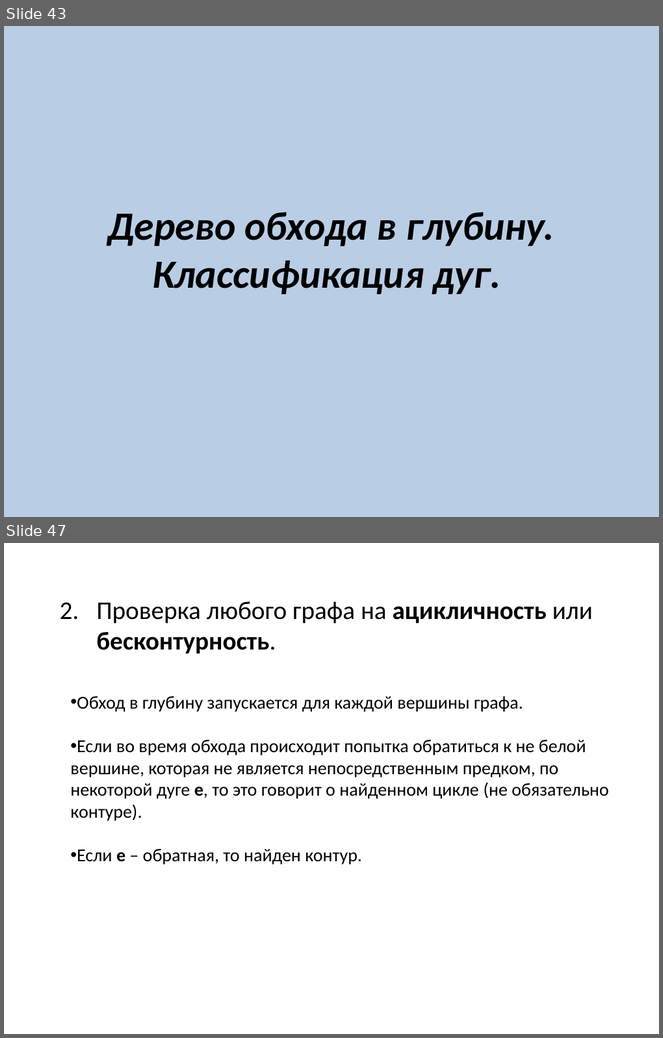
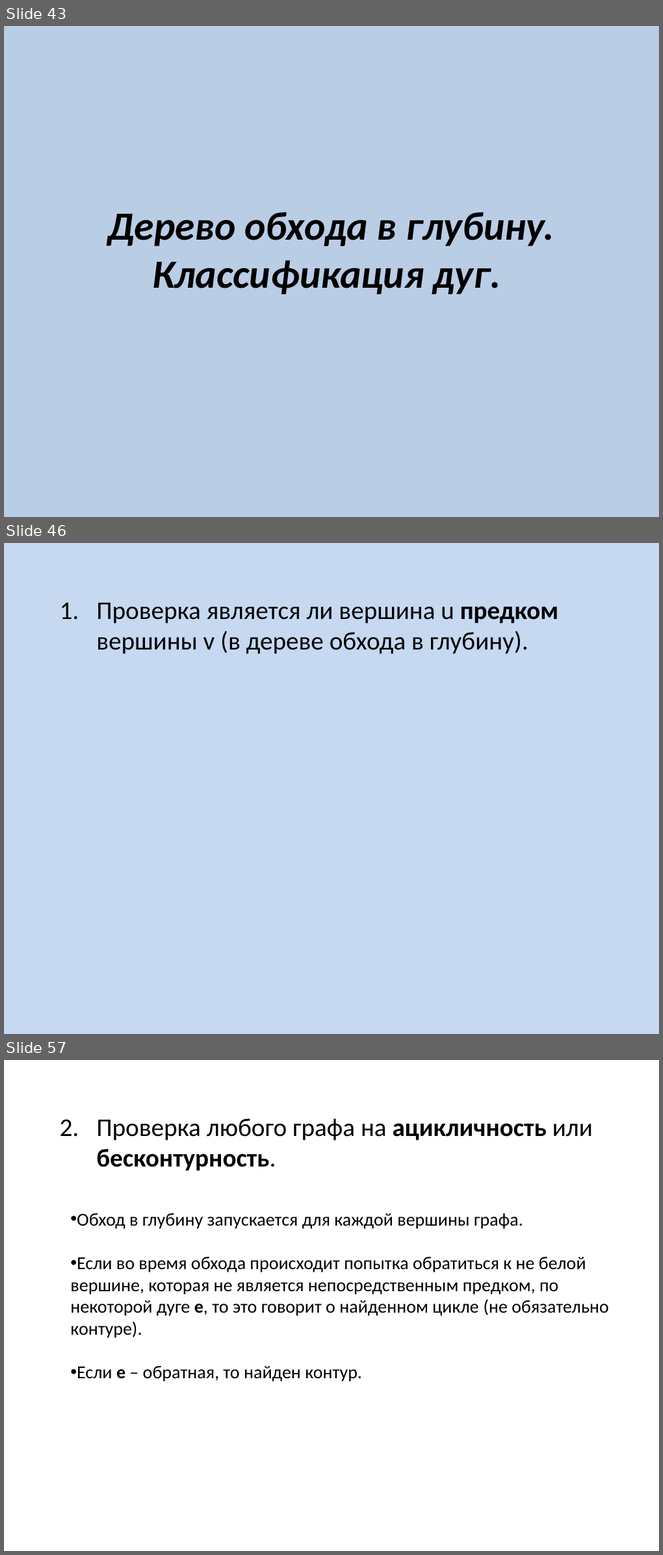
Before and after one commit to SteinbergOB/ANG, a slide deck: Презентации/Лекция 1.pptx. Shown one above the other, each under a label of ours: slides 43 and 47 before the commit, slides 43, 46 and 57 after it; the slides between them are not shown. The pictures are 663x1038 and 663x1555 pixels, drawn with LibreOffice and Linux fonts; fonts in the diff are those of the drawing. Boxes give left, top, right and bottom in pixels: in the first picture for what was removed or moved away, otherwise in the second. Text is boxed around its words. In the diff, an @@ line names an element or a change of style, - is before the commit and + after.

```diff
--- a/Презентации/Лекция 1.pptx
+++ b/Презентации/Лекция 1.pptx
@@ slide 46 added at (4,543,659,1034), background #C6D9F1 @@
@@ text added at (96,603,559,654), 28 pt, text #000000 @@
+1. Проверка является ли вершина u предком вершины v (в дереве обхода в глубину).
@@ what was slide 47 is now slide 57 @@
```
Also in this commit, not shown: 4 slides changed, 9 other slides added, 1 other file.
